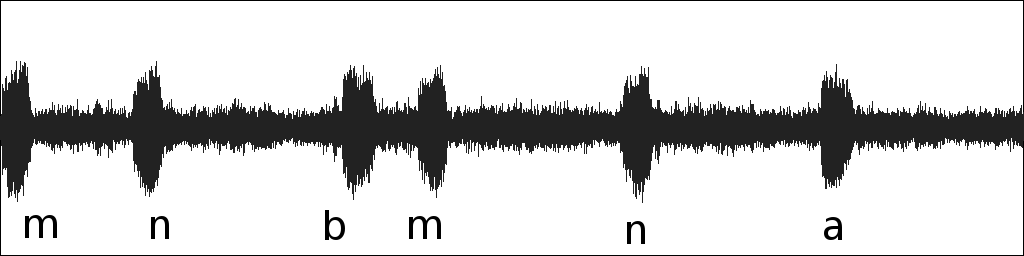
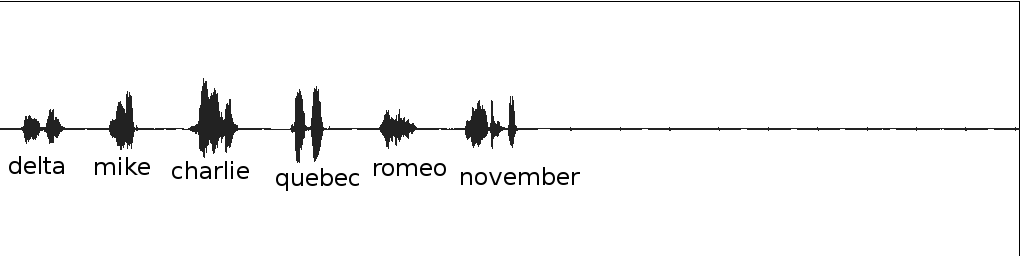
The second w=1024, h=256 image is a revision of the first. Changes to its layers:
renamed "n #1" to "november", moved it above "quebec ...", painted on it over [461, 167, 645, 244]
removed layer "n" over [151, 216, 169, 239]
removed layer "m" over [25, 215, 57, 238]
added layer "quebec ..." above "romeo" over [276, 168, 359, 191]
added layer "romeo" above "mike" over [374, 163, 446, 176]
renamed "a" to "mike", moved it above "charlie", painted on it over [95, 157, 842, 240]
renamed "m #1" to "charlie", painted on it over [172, 161, 441, 239]
renamed "b" to "delta", painted on it over [9, 156, 345, 240]
painted on "audio.png" over [0, 0, 1024, 256]
